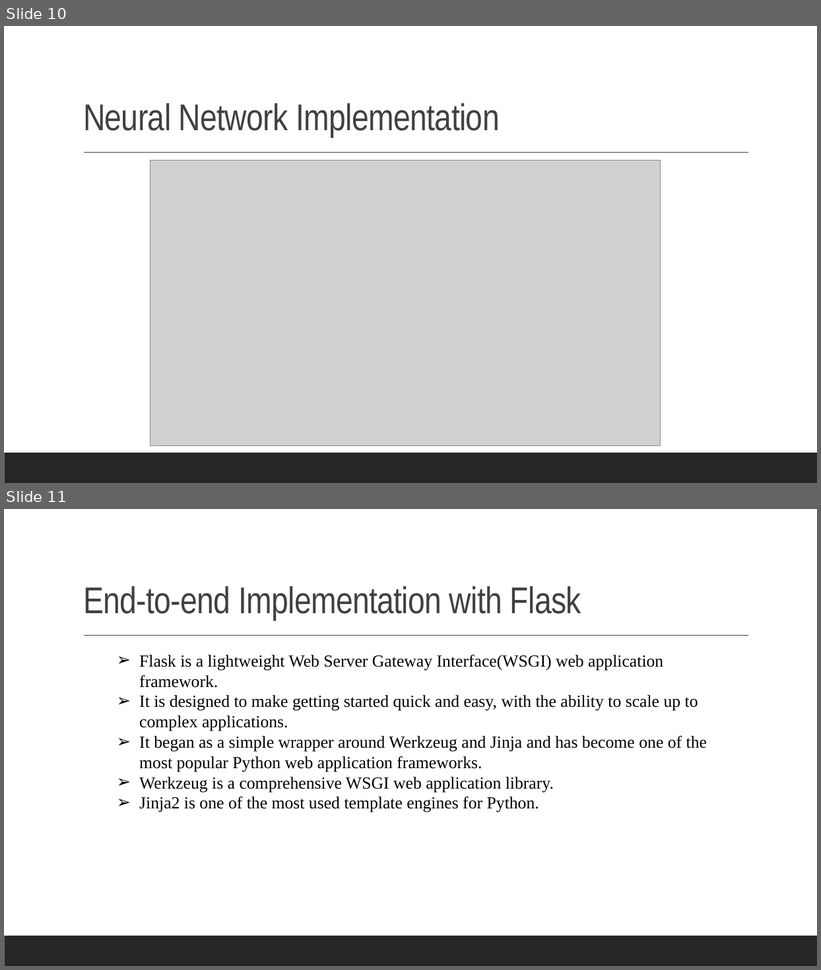
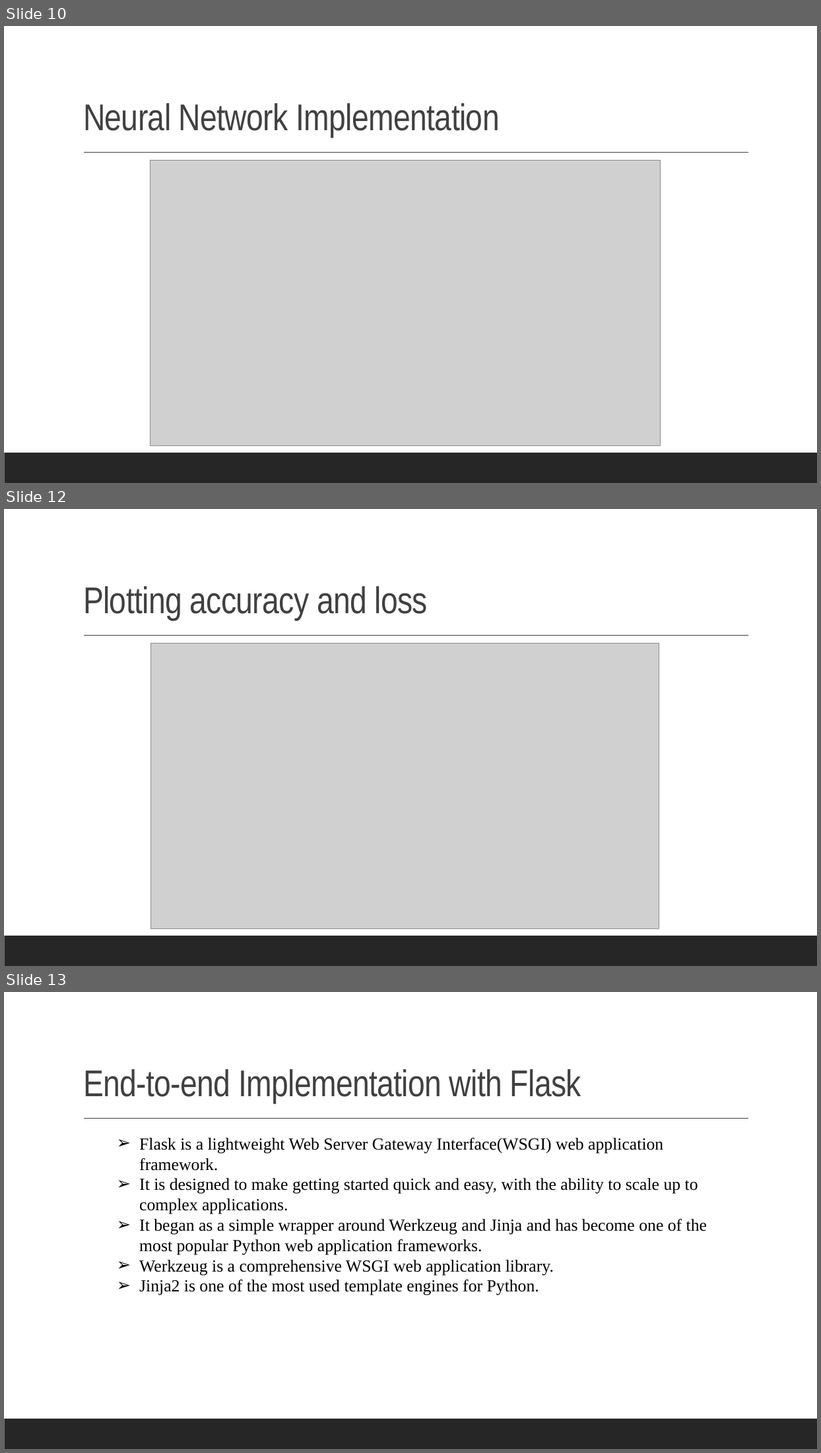
Before and after one commit to prnbbora4/BCLPS-majorProject, a slide deck: Documentation/BANKING CUSTOMER & LOAN PREDICTION SYSTEM_II.pptx. Shown one above the other, each under a label of ours: slides 10 and 11 before the commit, slides 10, 12 and 13 after it; the slides between them are not shown. The pictures are 821x970 and 821x1453 pixels, drawn with LibreOffice and Linux fonts; fonts in the diff are those of the drawing; grey boxes stand for pictures. Boxes give left, top, right and bottom in pixels: in the first picture for what was removed or moved away, otherwise in the second. Text is boxed around its words. In the diff, an @@ line names an element or a change of style, - is before the commit and + after.

```diff
--- a/Documentation/BANKING CUSTOMER & LOAN PREDICTION SYSTEM_II.pptx
+++ b/Documentation/BANKING CUSTOMER & LOAN PREDICTION SYSTEM_II.pptx
@@ slide 12 added at (4, 509, 817, 966), background #FFFFFF; not listed: 2 template elements that a slide beside it also shows @@
@@ title added at (83, 586, 428, 621), 44 pt, text #404040 @@
+Plotting accuracy and loss
@@ picture added at (151, 643, 660, 929) @@
@@ what was slide 11 is now slide 13 @@
```
Also in this commit, not shown: 2 slides changed, 2 other slides added, 3 other files.
